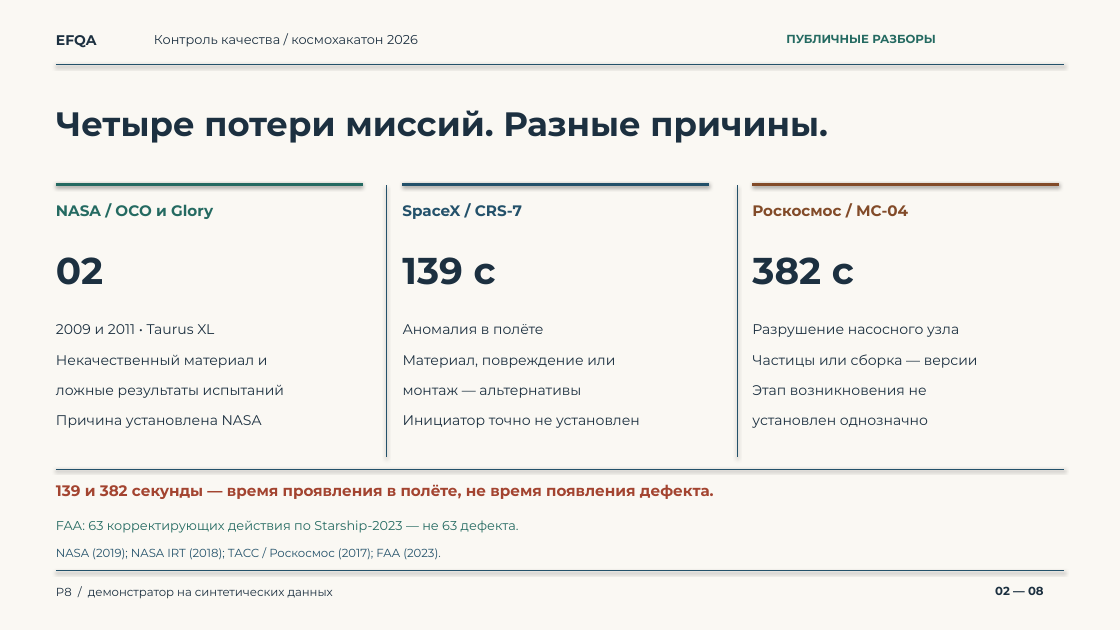
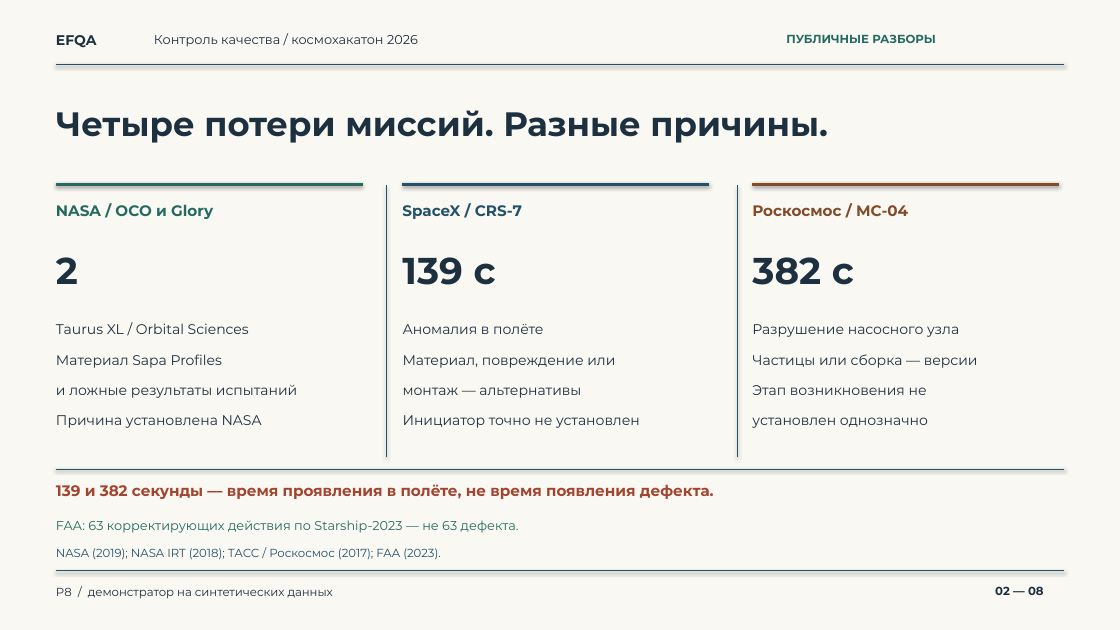
Before and after one commit to pichotiner/final-hack, a slide deck: slide 2 of docs/defense/5min/presentation-5min.pptx. Drawn at 1120x630 pixels with LibreOffice and Linux fonts; fonts in the diff are those of the drawing. Boxes give left, top, right and bottom in pixels: in the first picture for what was removed or moved away, otherwise in the second. Text is boxed around its words. In the diff, an @@ line names an element or a change of style, - is before the commit and + after.

```diff
--- a/docs/defense/5min/presentation-5min.pptx
+++ b/docs/defense/5min/presentation-5min.pptx
@@ text at (56, 257, 78, 284): text changed @@
-02
+2
@@ text at (56, 323, 249, 334): text changed @@
-2009 и 2011 • Taurus XL
+Taurus XL / Orbital Sciences
@@ text at (56, 354, 222, 368): text changed @@
-Некачественный материал и
+Материал Sapa Profiles
@@ text at (56, 385, 297, 398): text changed @@
-ложные результаты испытаний
+и ложные результаты испытаний
```
Also in this commit, not shown: 5 other slides changed, 7 other files.
